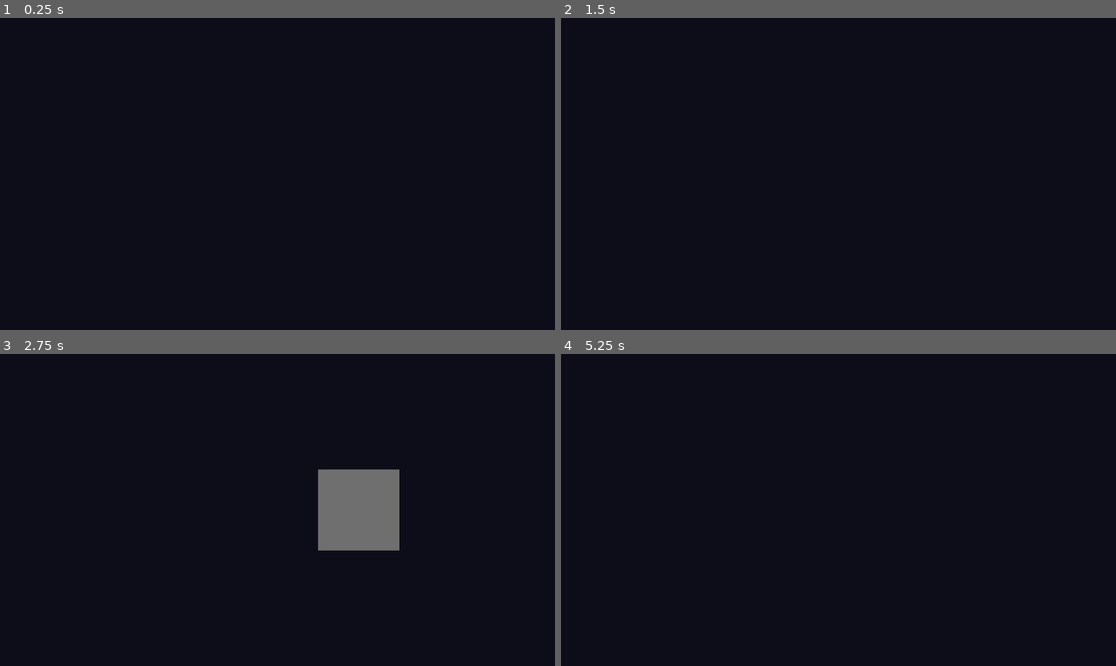
Above: before the commit, frames 1-4 (two rows, left to right).
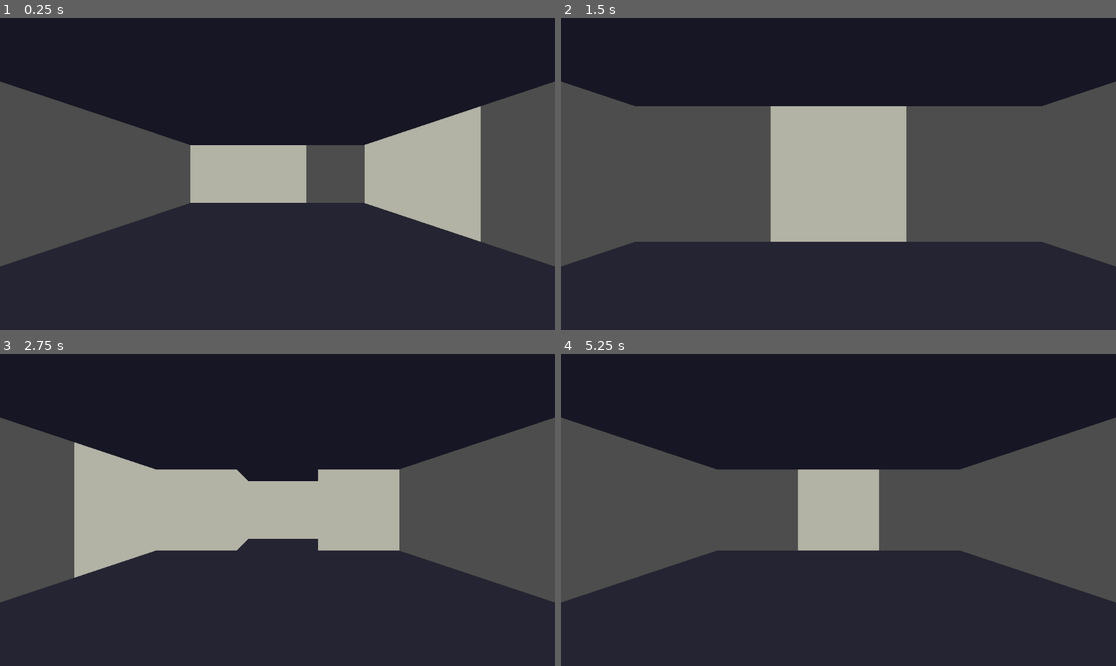
Above: after the commit, the same moments.

Repository: endo5501/DungeonMirundal2
Game: Godot game, scene res://src/main.tscn
Two runs of this game, one before a commit and one after it. Both use one fixed random seed, a clock stepped at 60 frames per second and the inputs below.
Inputs (mouse positions are in pixels of both pictures, inside the frame that each line leads up to):
- Up to frame 1 (0.25 s): no input
- Up to frame 2 (1.5 s): tap Enter at 0.5 s; move the mouse to (960, 158) at 0.52 s; hold Right 0.53-1.25 s; hold Shift 0.53-1.25 s; click (960, 158) at 0.67 s; tap Space at 1.25 s; drag from (727, 189) to (810, 236) at 1.27 s
- Up to frame 3 (2.75 s): tap Enter at 2 s; move the mouse to (333, 441) at 2.02 s; hold Right from 2.03 s (still down); tap Ctrl at 2.1 s
- Up to frame 4 (5.25 s): release Right at 2.75 s; tap Space at 2.75, 4.25 s; drag from (810, 572) to (672, 463) at 2.77 s; tap Enter at 3.5 s; move the mouse to (1005, 556) at 3.52 s; hold Left 3.53-4.25 s; tap Alt at 3.6 s; drag from (672, 463) to (755, 432) at 4.27 s; move the mouse to (866, 510) at 5.02 s; hold Down from 5.03 s (still down); hold Shift from 5.03 s (still down); click (866, 510) at 5.17 s

The runs differ from the first frame. In frame 1, 66% of the frame differs, in the area x 0-100%, y 20-100%; in frame 2, 73%; in frame 3, 67%; in frame 4, 68%.

Commit message:
fix 3D rendering: culling, shading, and lateral visibility
- Use CULL_DISABLED + SHADING_MODE_UNSHADED to fix invisible
  side walls, floor, and ceiling (ImmediateMesh culling issue)
- Add lateral cells at player position (depth 0) so open sides
  at corners show the adjacent corridor instead of black void
- Remove DirectionalLight3D and WorldEnvironment (unshaded mode)
- Improve color contrast: brighter walls, darker floor/ceiling

Co-Authored-By: Claude Opus 4.6 (1M context) <noreply@anthropic.com>

Diff:
--- a/src/dungeon/cell_mesh_builder.gd
+++ b/src/dungeon/cell_mesh_builder.gd
@@ -16,10 +16,10 @@
 		normal = n
 		color = c
 
-static var WALL_COLOR := Color(0.5, 0.5, 0.5)
-static var DOOR_COLOR := Color(0.55, 0.35, 0.15)
-static var FLOOR_COLOR := Color(0.3, 0.3, 0.35)
-static var CEILING_COLOR := Color(0.25, 0.25, 0.3)
+static var WALL_COLOR := Color(0.7, 0.7, 0.65)
+static var DOOR_COLOR := Color(0.6, 0.35, 0.1)
+static var FLOOR_COLOR := Color(0.15, 0.15, 0.2)
+static var CEILING_COLOR := Color(0.1, 0.1, 0.15)
 
 func build_faces(cell: Cell, grid_pos: Vector2i) -> Array:
 	var faces: Array = []
--- a/src/dungeon/dungeon_view.gd
+++ b/src/dungeon/dungeon_view.gd
@@ -10,6 +10,16 @@
 	var right_dir := Direction.turn_right(facing)
 	var left_offset := Direction.offset(left_dir)
 	var right_offset := Direction.offset(right_dir)
+
+	# lateral cells at player position (depth 0)
+	if wiz_map.can_move(pos.x, pos.y, left_dir):
+		var left_cell := pos + left_offset
+		if wiz_map.in_bounds(left_cell.x, left_cell.y):
+			result.append(left_cell)
+	if wiz_map.can_move(pos.x, pos.y, right_dir):
+		var right_cell := pos + right_offset
+		if wiz_map.in_bounds(right_cell.x, right_cell.y):
+			result.append(right_cell)
 
 	var center := pos
 	var left_visible := true
--- a/src/dungeon_scene/dungeon_scene.gd
+++ b/src/dungeon_scene/dungeon_scene.gd
@@ -24,24 +24,12 @@
 	_mesh = ImmediateMesh.new()
 	_material = StandardMaterial3D.new()
 	_material.vertex_color_use_as_albedo = true
-	_material.shading_mode = BaseMaterial3D.SHADING_MODE_PER_VERTEX
+	_material.shading_mode = BaseMaterial3D.SHADING_MODE_UNSHADED
+	_material.cull_mode = BaseMaterial3D.CULL_DISABLED
 
 	_mesh_instance = MeshInstance3D.new()
 	_mesh_instance.mesh = _mesh
 	add_child(_mesh_instance)
-
-	var light := DirectionalLight3D.new()
-	light.rotation_degrees = Vector3(-45, 30, 0)
-	add_child(light)
-
-	var ambient := WorldEnvironment.new()
-	var env := Environment.new()
-	env.ambient_light_source = Environment.AMBIENT_SOURCE_COLOR
-	env.ambient_light_color = Color(0.4, 0.4, 0.4)
-	env.background_mode = Environment.BG_COLOR
-	env.background_color = Color(0.05, 0.05, 0.1)
-	ambient.environment = env
-	add_child(ambient)
 
 func refresh() -> void:
 	if wiz_map == null or player_state == null:
--- a/tests/dungeon/test_dungeon_view.gd
+++ b/tests/dungeon/test_dungeon_view.gd
@@ -91,6 +91,22 @@
 	assert_true(cells.has(Vector2i(5, 4)), "cell through door visible")
 	assert_true(cells.has(Vector2i(5, 3)), "cell beyond door visible")
 
+func test_lateral_cells_at_player_position():
+	var wm = _create_open_map(10)
+	var dv = DungeonView.new()
+	var cells = dv.get_visible_cells(wm, Vector2i(5, 5), Direction.NORTH)
+	# player cell laterals should be included when edges are open
+	assert_true(cells.has(Vector2i(4, 5)), "left cell at player depth")
+	assert_true(cells.has(Vector2i(6, 5)), "right cell at player depth")
+
+func test_lateral_cells_at_player_blocked_by_wall():
+	var wm = _create_open_map(10)
+	wm.set_edge(5, 5, Direction.WEST, EdgeType.WALL)
+	var dv = DungeonView.new()
+	var cells = dv.get_visible_cells(wm, Vector2i(5, 5), Direction.NORTH)
+	assert_false(cells.has(Vector2i(4, 5)), "left blocked at player depth")
+	assert_true(cells.has(Vector2i(6, 5)), "right still open at player depth")
+
 func test_near_side_wall_occludes_deeper_side_cells():
 	var wm = _create_open_map(10)
 	# wall on left at depth 1 should block left at depth 2+
